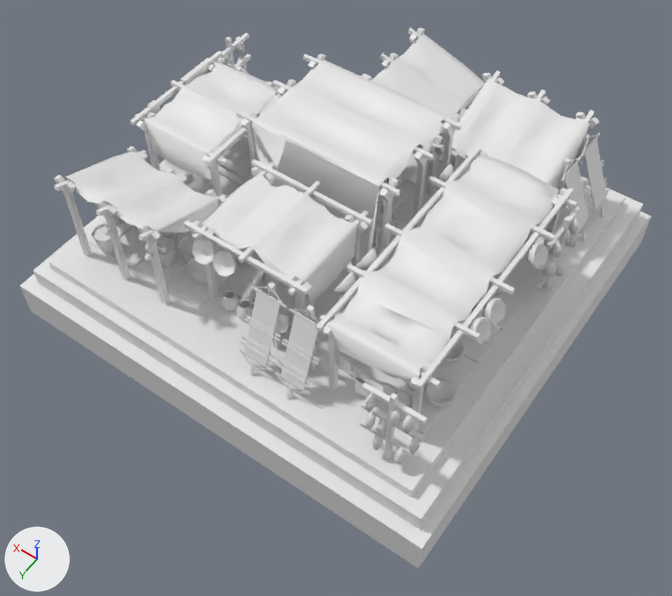
The COLLADA model art/meshes/structural/mayas/market.dae: old version first, new version second.
Rendered twice from a 50 mm camera at (-23.9, 35.3, 48.1) aimed at (-1.4, 3.8, -1.5). Every picture has the same lights, and +X, +Y and +Z are marked at lower left. The older version comes first. Materials are left out; every surface is plain grey. Where no turn or scale is listed for an object, it has been applied to the vertices. Vertices at exactly the same position are counted once.

Objects in the first picture: 'market'.
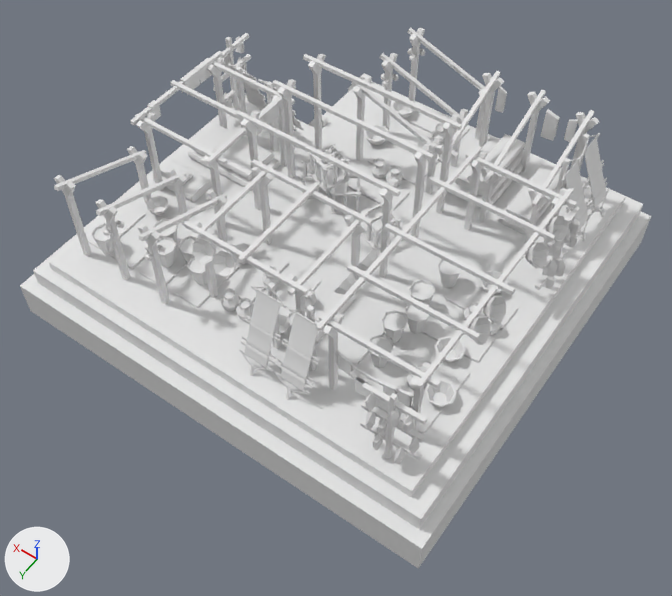
The newer file is also turned or shifted as a whole; pictures and numbers use the older file's frame.

Patch to the scene script:
```diff
--- a/art/meshes/structural/mayas/market.dae.py
+++ b/art/meshes/structural/mayas/market.dae.py
@@ me_cubo_28290 @@
 # used by ob_market; location = (0.0, 0.0, 0.0)
-me_cubo_28290.from_pydata(...)  # 6200 vertices, 9653 faces; spans x -15.5..17.0, y -15.9..15.3, z -4.6..8.7
+me_cubo_28290.from_pydata(...)  # 5652 vertices, 9054 faces; spans x -15.5..17.0, y -15.9..15.3, z -4.6..8.7
+# me_cubo_28290 part 1: the loose piece of 32 vertices spanning x -13.4..-12.1, y 3.7..5.4, z 5.9..7.4 is rebuilt with 32 vertices and now spans x -13.3..-12.1, y 3.6..5.2, z 5.9..7.4
+# me_cubo_28290 part 2: a new loose piece of 32 vertices spanning x -13.3..-12.1, y -3.9..-2.3, z 5.9..7.4
+# me_cubo_28290 part 3: the loose piece of 140 vertices spanning x 7.8..14.0, y -3.4..4.5, z 3.5..7.3 is deleted
+# me_cubo_28290 part 4: the loose piece of 140 vertices spanning x -3.1..4.9, y 3.4..9.6, z 3.5..7.3 is deleted
+# me_cubo_28290 part 5: the loose piece of 112 vertices spanning x -3.4..6.8, y -5.9..2.0, z 0.6..8.6 is deleted
+# me_cubo_28290 part 6: the loose piece of 101 vertices spanning x -1.8..4.0, y -14.1..-6.3, z 2.6..7.1 is deleted
+# me_cubo_28290 part 7: the loose piece of 32 vertices spanning x -5.5..-4.3, y -3.9..-2.3, z 5.9..7.4 is deleted
+# me_cubo_28290 part 8: 11 vertices moved from x -13.3..-4.5, y -6.8..11.0, z 5.2..7.4 to x -12.5..-4.3, y -6.8..11.0, z 5.2..7.4; 326 vertices removed from x -13.3..-2.6, y -12.5..11.3, z 0.9..7.4; 72 vertices added at x -13.3..-4.3, y -1.3..8.5, z 5.9..7.3
+# me_cubo_28290 part 9: 101 vertices removed from x 6.3..14.1, y 5.8..11.6, z 0.4..7.1; 190 vertices added at x -1.6..13.5, y 5.1..11.3, z 0.3..7.3
+# me_cubo_28290 part 10: 110 vertices added at x -8.5..-6.1, y -1.1..8.2, z 0.3..2.1
```

Pixel boxes [x1, y1, x2, y2] of what changed, in the pictures (672 x 596 px; the box of a moved part takes in the faces that stretch with it):
part 1 of me_cubo_28290, rebuilt
    before: [482, 298, 505, 326]
    after: [483, 296, 506, 324]
part 2 of me_cubo_28290, added
    after: [546, 216, 567, 241]
part 3 of me_cubo_28290, deleted
    before: [145, 63, 277, 179]
part 4 of me_cubo_28290, deleted
    before: [202, 174, 357, 303]
part 5 of me_cubo_28290, deleted
    before: [252, 60, 447, 262]
part 6 of me_cubo_28290, deleted
    before: [371, 34, 485, 149]
part 7 of me_cubo_28290, deleted
    before: [437, 164, 454, 182]
part 8 of me_cubo_28290, cut back
    before: [322, 79, 590, 385]
    after: [334, 172, 546, 385]
part 9 of me_cubo_28290, moved or reshaped
    before: [65, 151, 219, 233]
    after: [91, 196, 290, 333]
part 10 of me_cubo_28290, added
    after: [369, 258, 462, 356]
